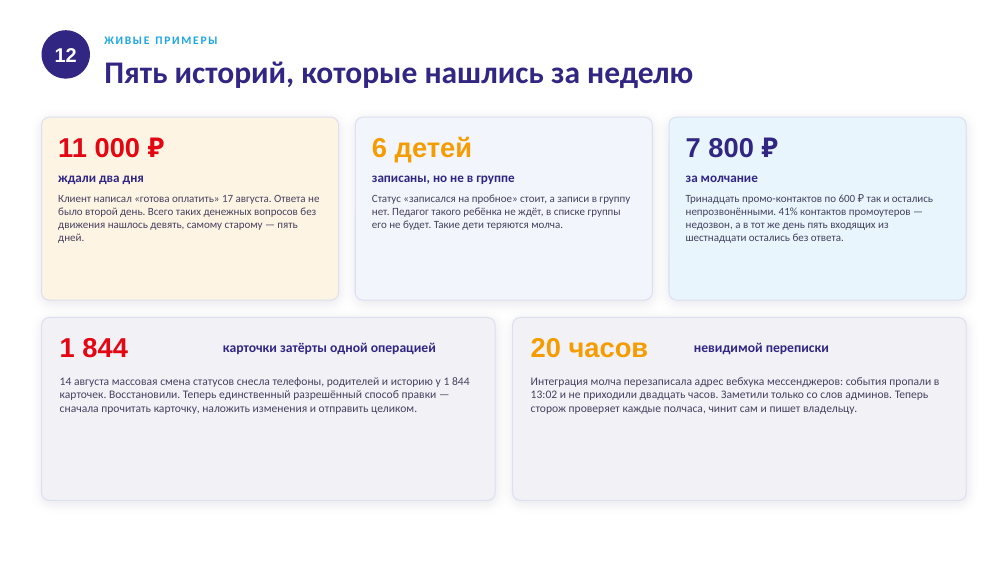
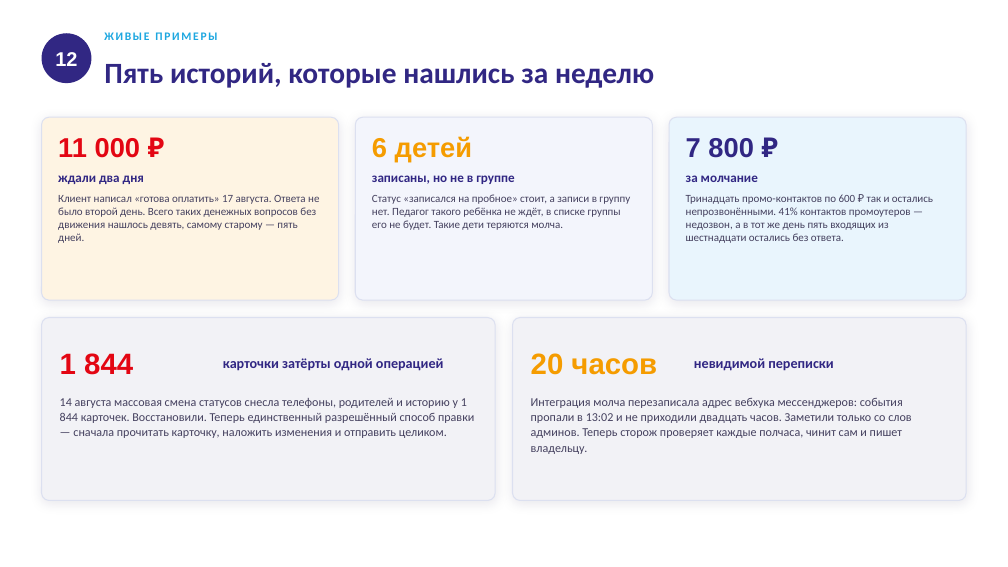
Before and after one commit to ivanashchenko/kidsup, a slide deck: slide 12 of app/static/slides_ai_kidsup.pptx. Drawn at 1008x567 pixels with LibreOffice and Linux fonts; fonts in the diff are those of the drawing. Boxes give left, top, right and bottom in pixels: in the first picture for what was removed or moved away, otherwise in the second. Text is boxed around its words. In the diff, an @@ line names an element or a change of style, - is before the commit and + after.

```diff
--- a/app/static/slides_ai_kidsup.pptx
+++ b/app/static/slides_ai_kidsup.pptx
@@ text "ЖИВЫЕ ПРИМЕРЫ": place and size @@
-text "ЖИВЫЕ ПРИМЕРЫ" at [104, 36, 217, 44]
+text "ЖИВЫЕ ПРИМЕРЫ" at [104, 32, 217, 40]
@@ text "12": place and size @@
-text "12" at [55, 48, 77, 62]
+text "12" at [55, 52, 77, 66]
@@ ellipse: place and size @@
-ellipse at [42, 30, 90, 79]
+ellipse at [42, 33, 91, 83]
@@ text "Пять историй, которые нашлись за ..." at [104, 63, 654, 88]: size 30 to 28 pt @@
@@ text "1 844" at [60, 353, 133, 375]: size 26 to 28 pt @@
@@ text "карточки затёрты одной операцией" at [223, 358, 443, 371]: size 13 to 13.5 pt @@
@@ 4 texts: place and size @@
-4 texts at [60, 338, 829, 358]
+4 texts at [60, 353, 833, 375]
@@ text "20 часов" at [531, 353, 657, 375]: size 26 to 28 pt @@
@@ text "невидимой переписки" at [694, 358, 833, 371]: size 13 to 13.5 pt @@
@@ text "14 августа массовая смена статусов ...": place and size @@
-text "14 августа массовая смена статусов ..." at [60, 377, 470, 414]
+text "14 августа массовая смена статусов ..." at [60, 398, 474, 438]
@@ text "14 августа массовая смена статусов ..." at [60, 398, 474, 438]: size 11 to 11.5 pt; line spacing 1 to 1.06 @@
@@ text "Интеграция молча перезаписала адрес вебхука ..." at [531, 398, 911, 454]: size 11 to 11.5 pt; line spacing 1 to 1.06 @@
@@ text "Интеграция молча перезаписала адрес вебхука ...": place and size @@
-text "Интеграция молча перезаписала адрес вебхука ..." at [531, 377, 940, 414]
+text "Интеграция молча перезаписала адрес вебхука ..." at [531, 398, 911, 454]
```
Also in this commit, not shown: 15 other slides changed, 2 other files.
